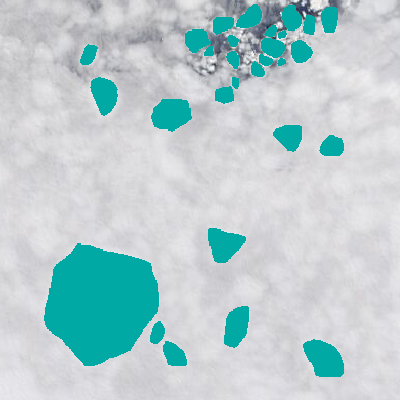
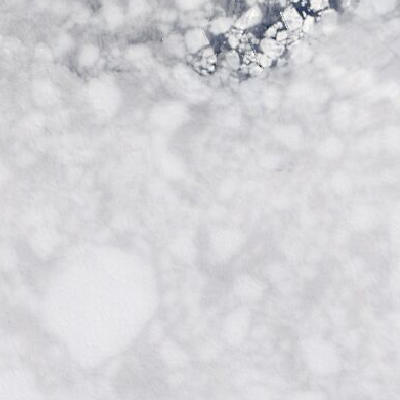
Before/after of a w=400, h=400 layered artwork. What changed in the layer stack:
hid "ice floes" (2nd of 2) over bbox(44, 4, 344, 377)
